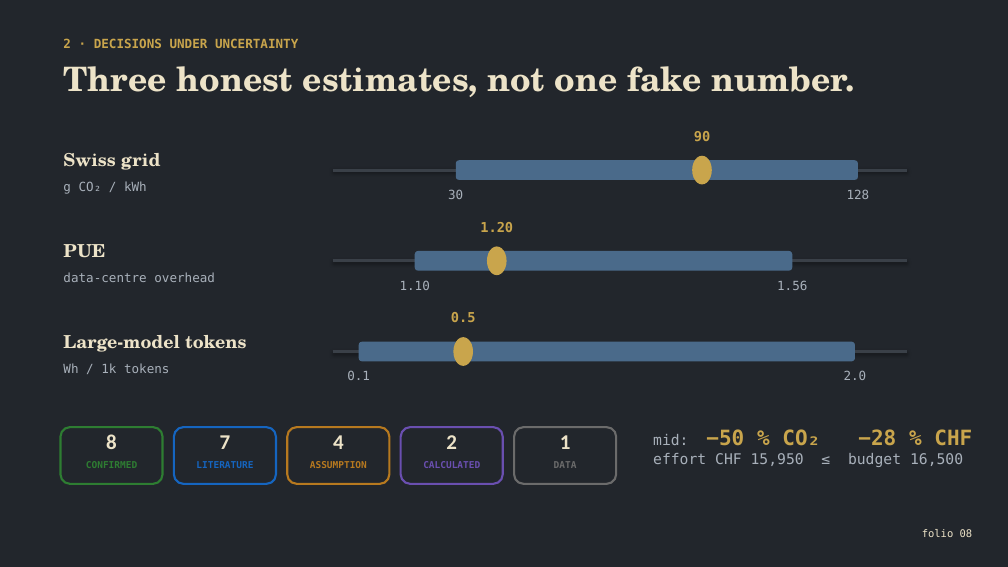
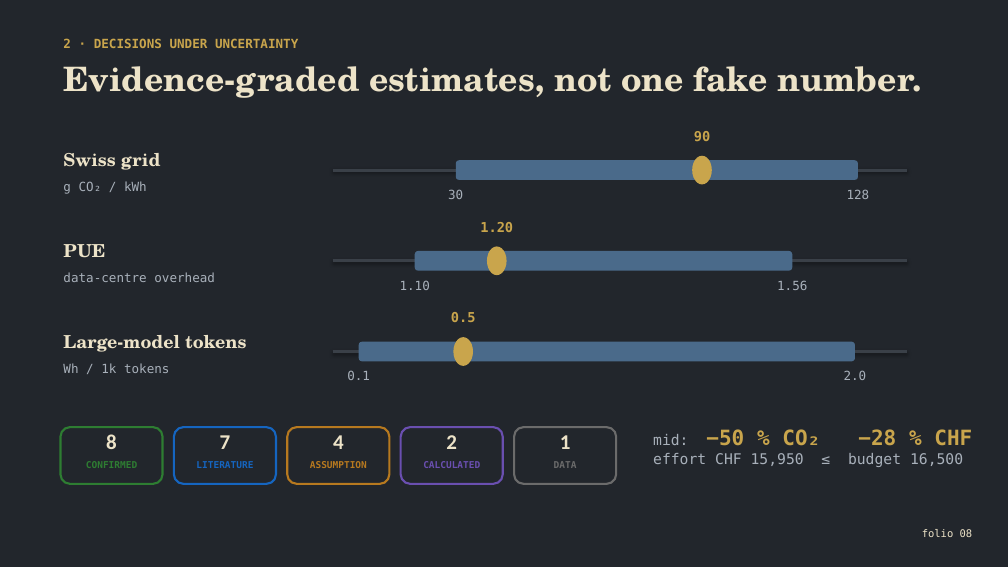
Before and after one commit to soujanyakilaru/greenledger, a slide deck: slide 8 of GreenLedger_Presentation.pptx. Drawn at 1008x567 pixels with LibreOffice and Linux fonts; fonts in the diff are those of the drawing. Boxes give left, top, right and bottom in pixels: in the first picture for what was removed or moved away, otherwise in the second. Text is boxed around its words. In the diff, an @@ line names an element or a change of style, - is before the commit and + after.

```diff
--- a/GreenLedger_Presentation.pptx
+++ b/GreenLedger_Presentation.pptx
@@ text at (63,66,922,98): text changed @@
-Three honest estimates, not one fake number.
+Evidence-graded estimates, not one fake number.
```
